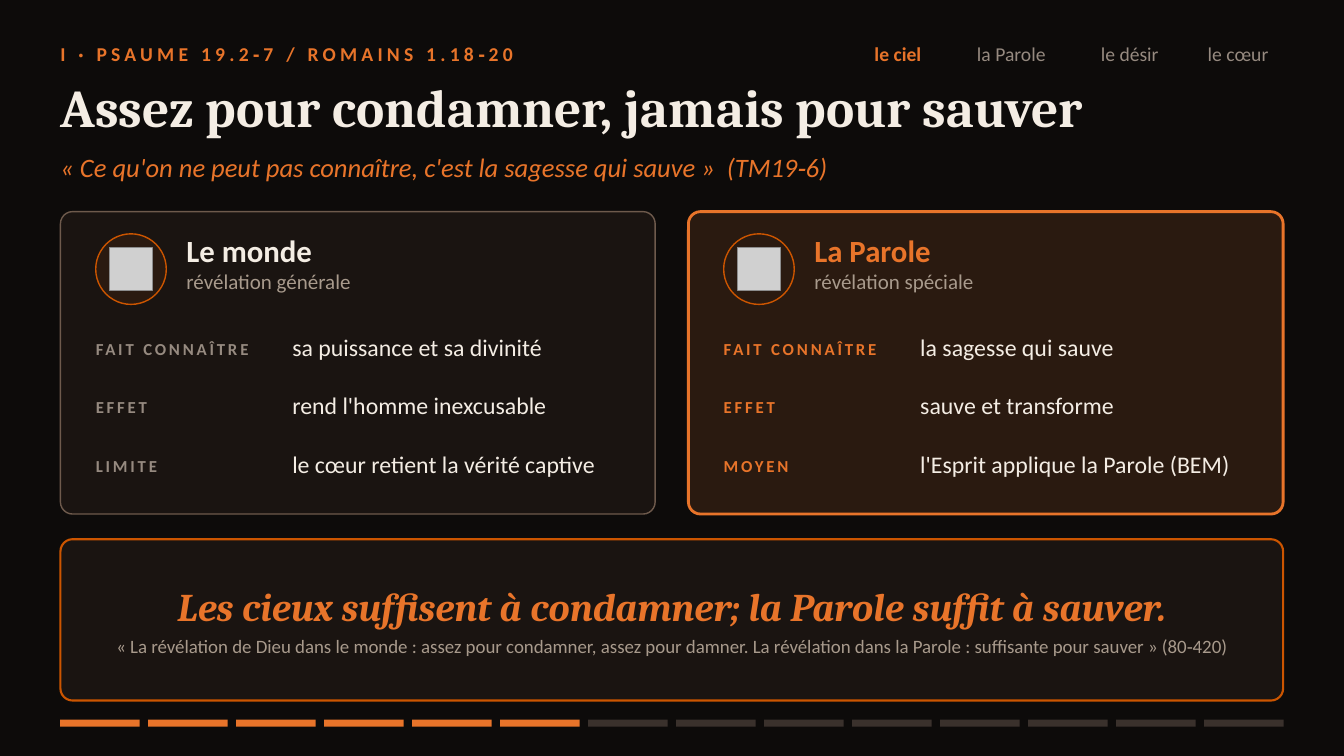
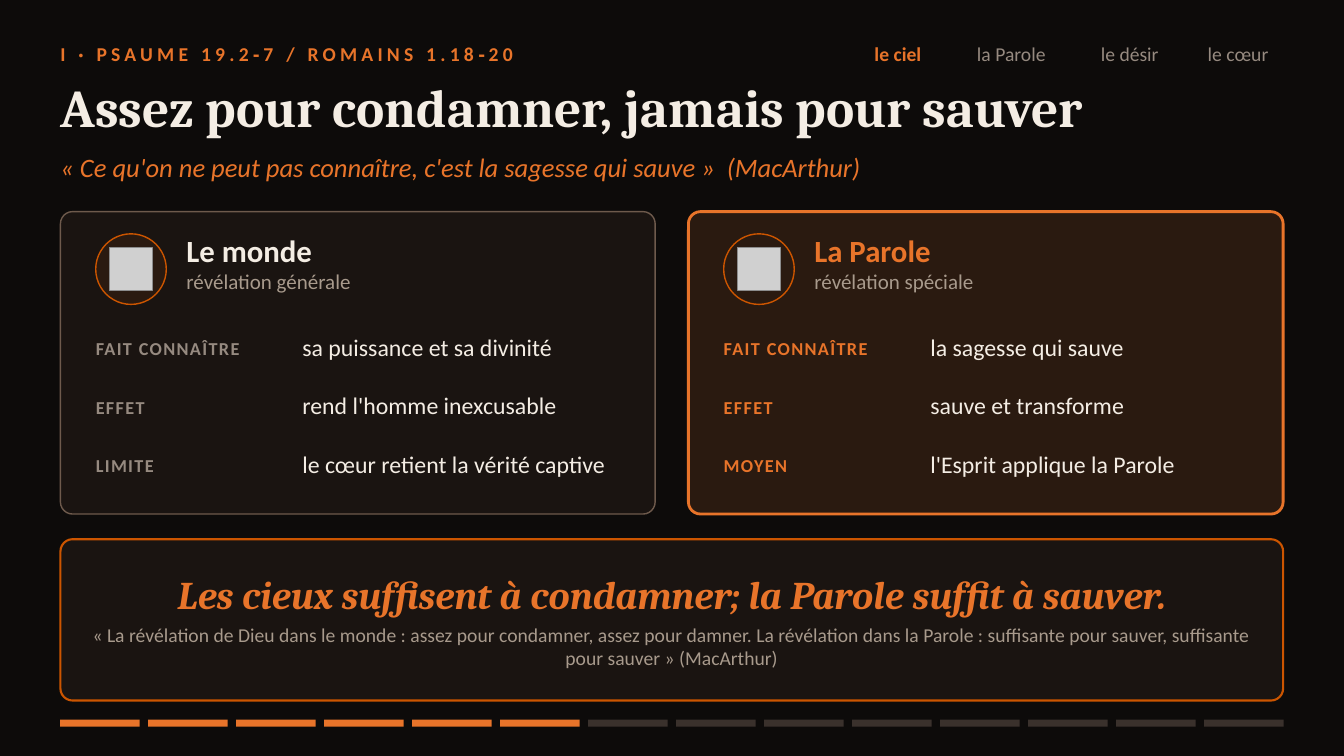
Before and after one commit to agbruneau/Prospection, a slide deck: slide 6 of Presentation-Psaume-19.pptx. Drawn at 1344x756 pixels with LibreOffice and Linux fonts; fonts in the diff are those of the drawing; grey boxes stand for pictures. Boxes give left, top, right and bottom in pixels: in the first picture for what was removed or moved away, otherwise in the second. Text is boxed around its words. In the diff, an @@ line names an element or a change of style, - is before the commit and + after.

```diff
--- a/Presentation-Psaume-19.pptx
+++ b/Presentation-Psaume-19.pptx
@@ text at bbox=[80, 158, 860, 182]: text changed @@
-« Ce qu'on ne peut pas connaître, c'est la sagesse qui sauve » (TM19‑6)
+« Ce qu'on ne peut pas connaître, c'est la sagesse qui sauve » (MacArthur)
@@ text "sa puissance et sa divinité": place and size @@
-text "sa puissance et sa divinité" at bbox=[292, 339, 542, 360]
+text "sa puissance et sa divinité" at bbox=[302, 339, 552, 360]
@@ text "la sagesse qui sauve": place and size @@
-text "la sagesse qui sauve" at bbox=[920, 339, 1114, 360]
+text "la sagesse qui sauve" at bbox=[930, 339, 1124, 360]
@@ text "rend l'homme inexcusable": place and size @@
-text "rend l'homme inexcusable" at bbox=[292, 397, 546, 414]
+text "rend l'homme inexcusable" at bbox=[302, 397, 556, 414]
@@ text "sauve et transforme": place and size @@
-text "sauve et transforme" at bbox=[920, 397, 1113, 414]
+text "sauve et transforme" at bbox=[930, 397, 1123, 414]
@@ text "le cœur retient la vérité ...": place and size @@
-text "le cœur retient la vérité ..." at bbox=[292, 456, 594, 477]
+text "le cœur retient la vérité ..." at bbox=[302, 456, 604, 477]
@@ size 12 to 13 pt, letter spacing 2 to 1 pt in 6 elements at bbox=[96, 341, 240, 355], bbox=[96, 402, 145, 414], bbox=[96, 460, 154, 472], bbox=[724, 341, 868, 355], bbox=[724, 402, 773, 414], bbox=[724, 460, 787, 472] @@
@@ text at bbox=[930, 456, 1174, 477]: text changed @@
-l'Esprit applique la Parole (BEM)
+l'Esprit applique la Parole
@@ text at bbox=[107, 628, 1249, 668]: text changed; size 13.5 to 14 pt @@
-« La révélation de Dieu dans le monde : assez pour condamner, assez pour damner. La révélation dans la Parole : suffisante pour sauver » (80‑420)
+« La révélation de Dieu dans le monde : assez pour condamner, assez pour damner. La révélation dans la Parole : suffisante pour sauver, suffisante pour sauver » (MacArthur)
```
Also in this commit, not shown: 11 other slides changed, 4 other files.
